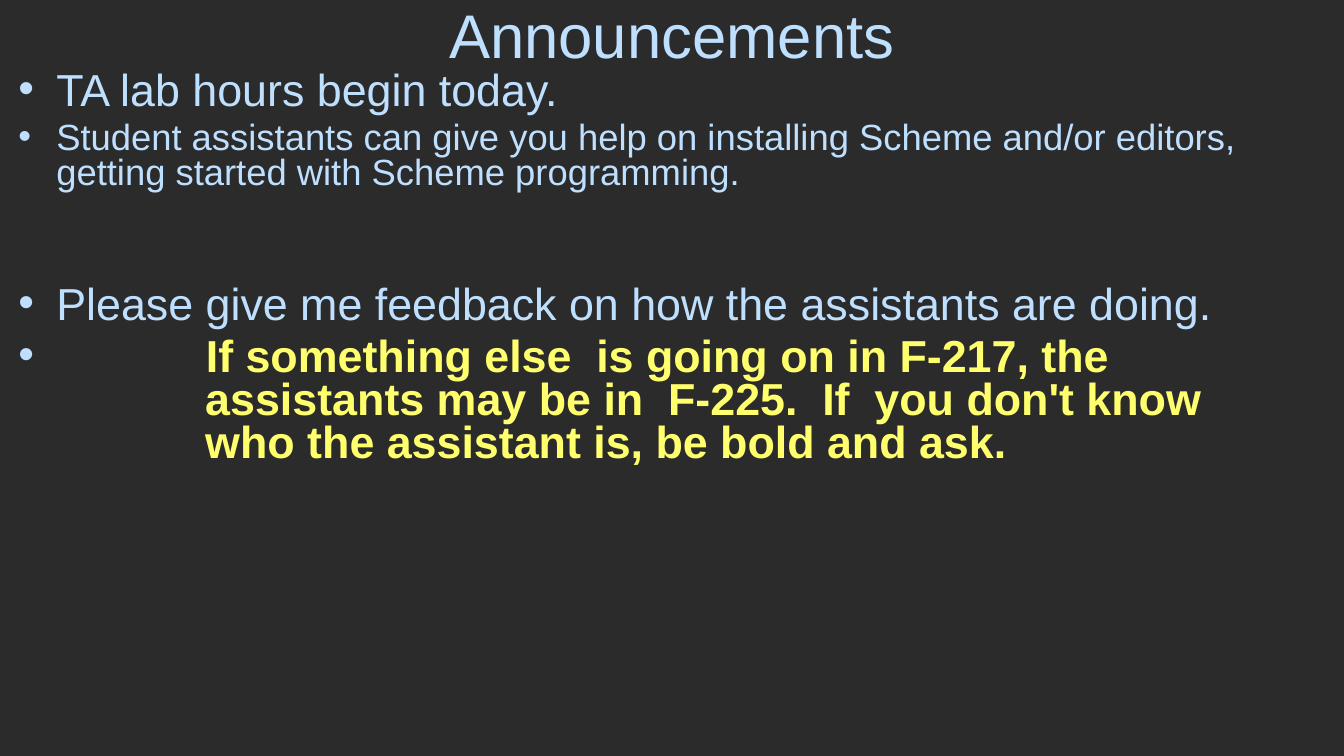
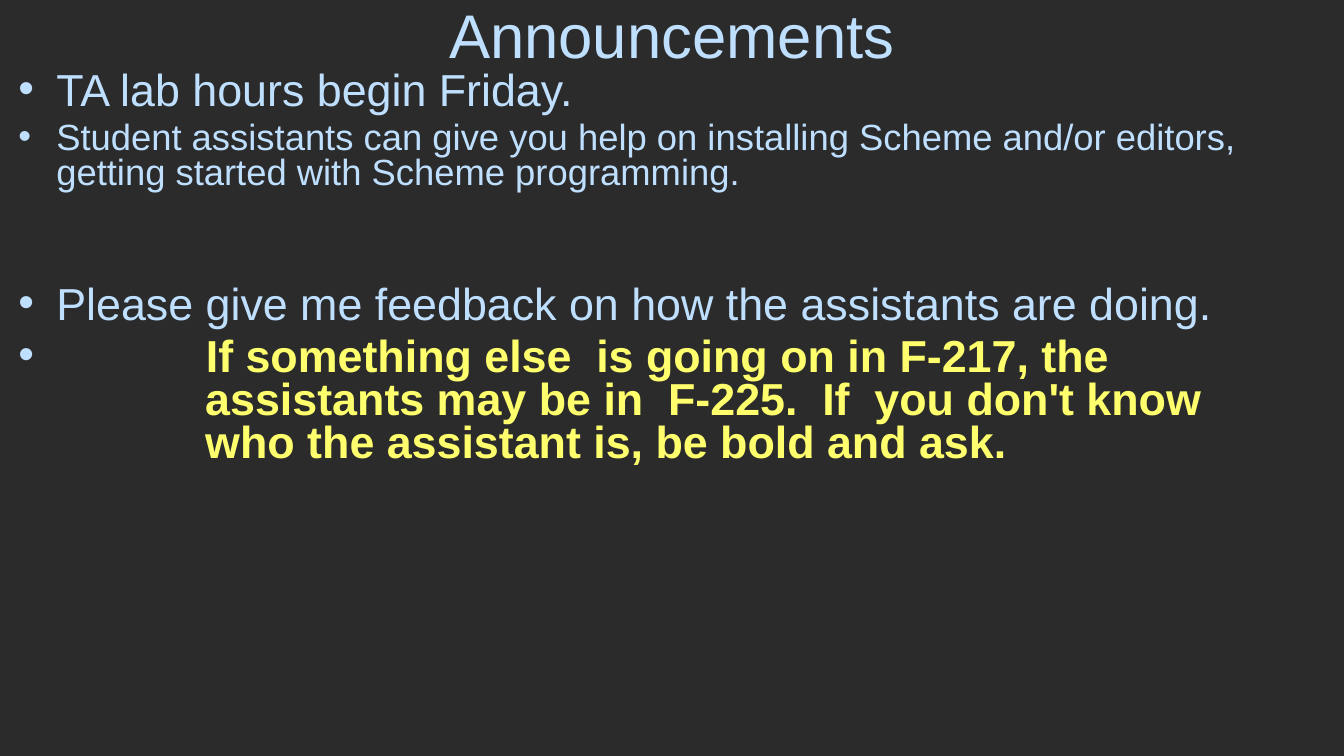
Before and after one commit to RHIT-CSSE/csse304, a slide deck: slide 4 of ClassMaterials/SchemeIntro/SchemeIntro.pptx (slide 3 before the commit). Drawn at 1344x756 pixels with LibreOffice and Linux fonts; fonts in the diff are those of the drawing; background and template pictures are left out; a plain dark background stands for a picture behind light text. Boxes give left, top, right and bottom in pixels: in the first picture for what was removed or moved away, otherwise in the second. Text is boxed around its words. In the diff, an @@ line names an element or a change of style, - is before the commit and + after.

```diff
--- a/ClassMaterials/SchemeIntro/SchemeIntro.pptx
+++ b/ClassMaterials/SchemeIntro/SchemeIntro.pptx
@@ text at <box>56,73,573,115</box>: text changed @@
-• TA lab hours begin today.
+• TA lab hours begin Friday.
```
Also in this commit, not shown: 5 other slides changed, 1 slide added, 3 other files.
